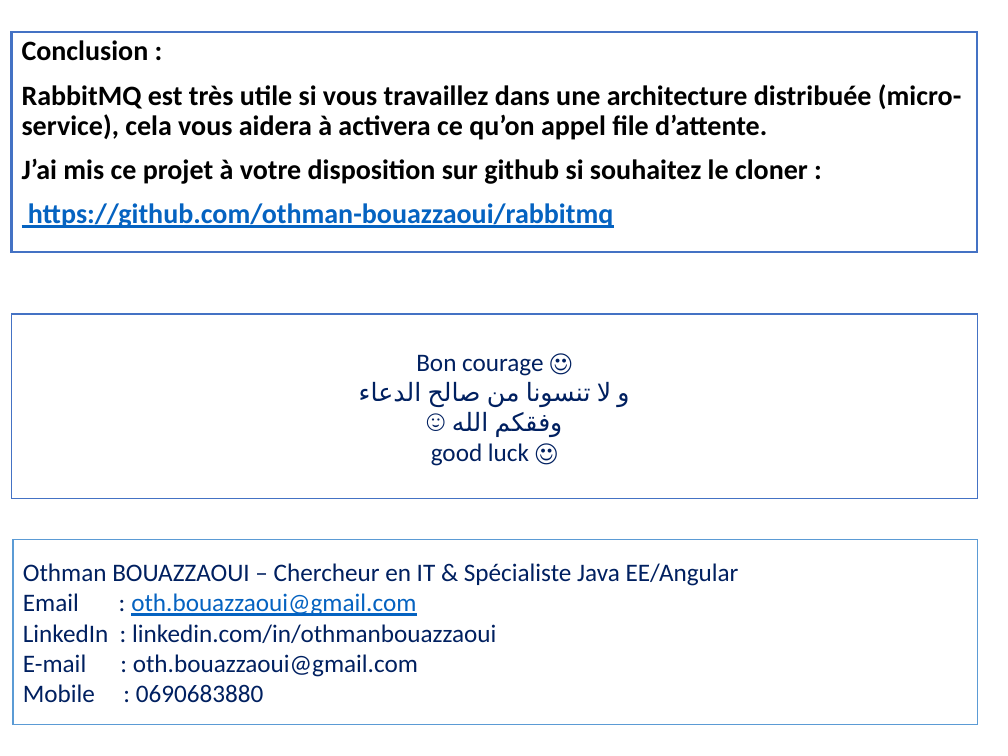
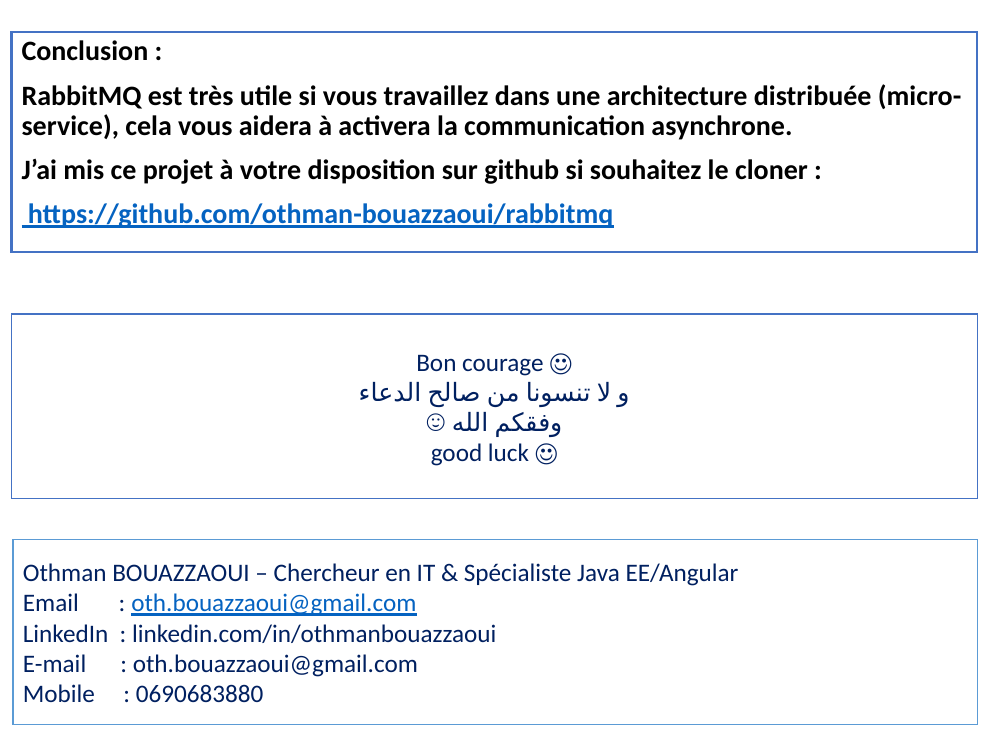
Before and after one commit to othman-bouazzaoui/rabbitmq, a slide deck: slide 26 of documentation/Rabbit-MQ.pptx. Drawn at 1008x756 pixels with LibreOffice and Linux fonts; fonts in the diff are those of the drawing. Boxes give left, top, right and bottom in pixels: in the first picture for what was removed or moved away, otherwise in the second. Text is boxed around its words. In the diff, an @@ line names an element or a change of style, - is before the commit and + after.

```diff
--- a/documentation/Rabbit-MQ.pptx
+++ b/documentation/Rabbit-MQ.pptx
@@ text in rectangle at [22, 84, 961, 140]: text changed @@
-RabbitMQ est très utile si vous travaillez dans une architecture distribuée (micro-service), cela vous aidera à activera ce qu’on appel file d’attente.
+RabbitMQ est très utile si vous travaillez dans une architecture distribuée (micro-service), cela vous aidera à activera la communication asynchrone.
```
Also in this commit, not shown: 11 other slides changed, 2 other files.
